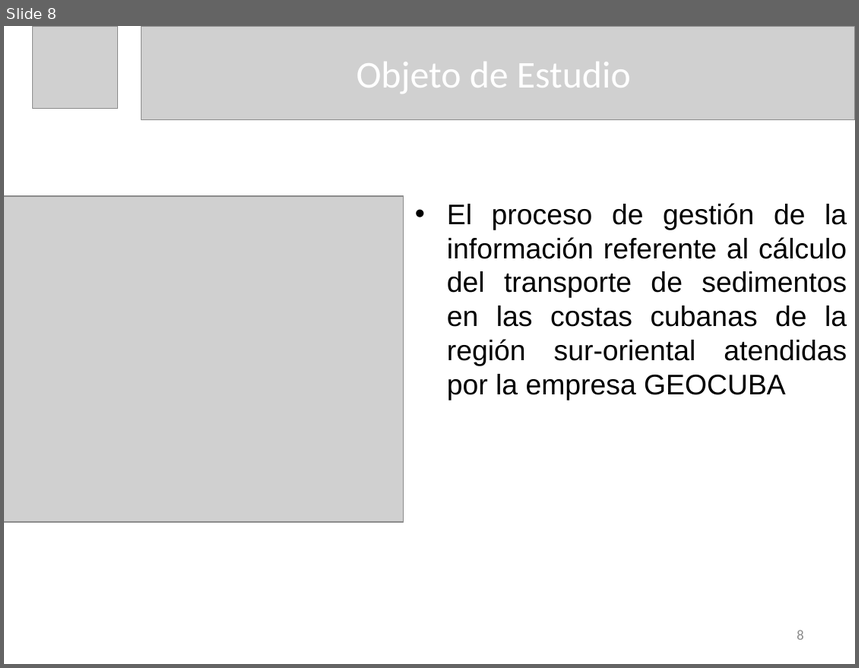
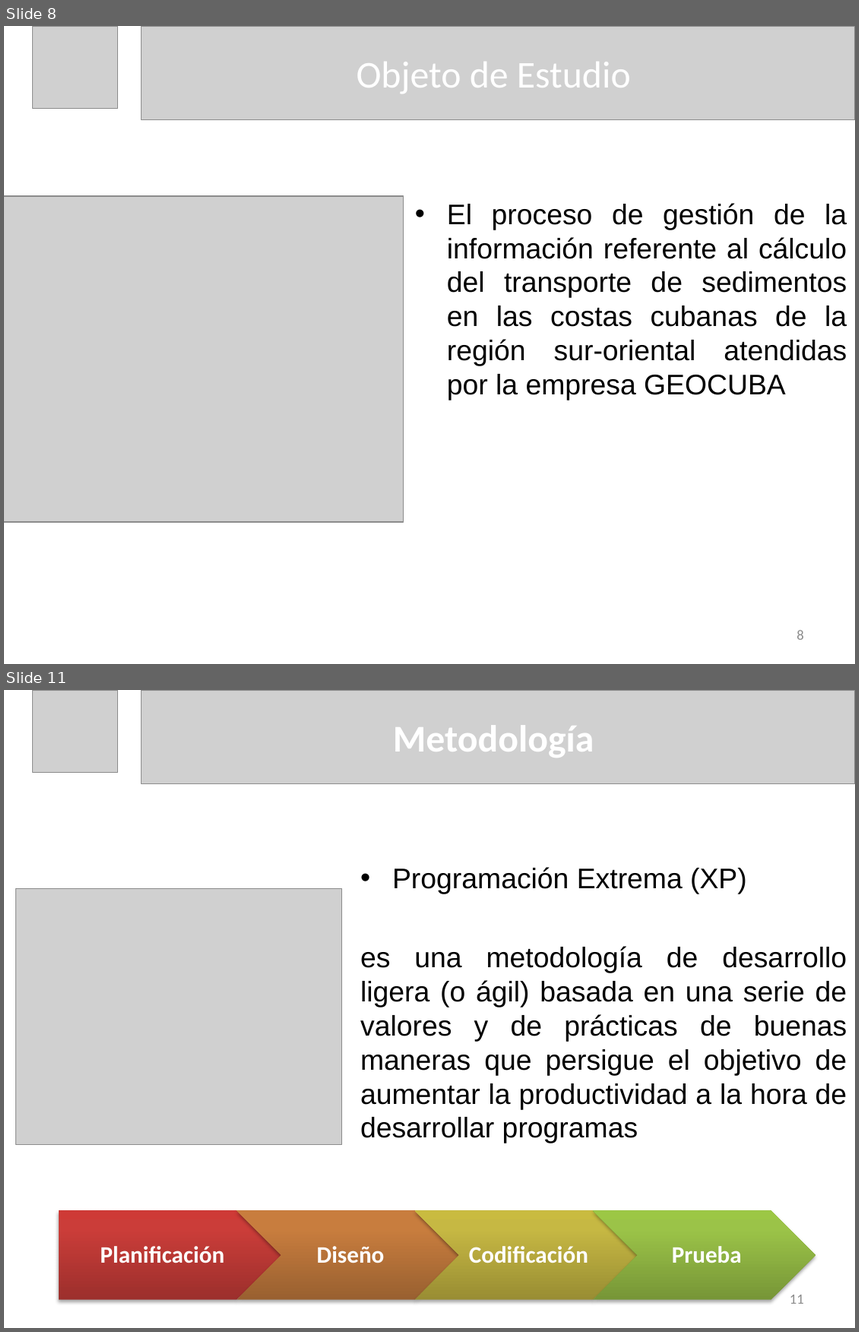
Before and after one commit to dariel-cabrera/MoreCoasts, a slide deck: DOC/Presentacion de Tesis Dariel Cabrera Lopez.pptx. Shown one above the other, each under a label of ours: slide 8 before the commit, slides 8 and 11 after it; the slides between them are not shown. The pictures are 859x668 and 859x1332 pixels, drawn with LibreOffice and Linux fonts; fonts in the diff are those of the drawing; grey boxes stand for pictures. Boxes give left, top, right and bottom in pixels: in the first picture for what was removed or moved away, otherwise in the second. Text is boxed around its words. In the diff, an @@ line names an element or a change of style, - is before the commit and + after.

```diff
--- a/DOC/Presentacion de Tesis Dariel Cabrera Lopez.pptx
+++ b/DOC/Presentacion de Tesis Dariel Cabrera Lopez.pptx
@@ slide 11 added at [4,690,855,1328], background #FFFFFF @@
@@ picture added at [32,690,118,773] @@
@@ picture added at [141,690,855,784] @@
@@ title added at [393,725,595,758], 32 pt, text #FFFFFF, bold @@
+Metodología
@@ text added at [360,867,848,1144], 24 pt, text #000000 @@
+• Programación Extrema (XP)
+es una metodología de desarrollo ligera (o ágil) basada en una serie de valores y de prácticas de buenas maneras que persigue el objetivo de aumentar la productividad a la hora de desarrollar programas
@@ picture added at [16,888,342,1144] @@
@@ group added at [59,1211,816,1300]: 4 texts, 3 chevrons, 1 pentagon arrow @@
+Planificación
+Diseño
+Codificación
+Prueba
@@ page number added at [790,1295,804,1304], 12 pt, text #8C8C8C @@
+11
```
Also in this commit, not shown: 3 other slides added, 1 slide removed, 29 other files.
